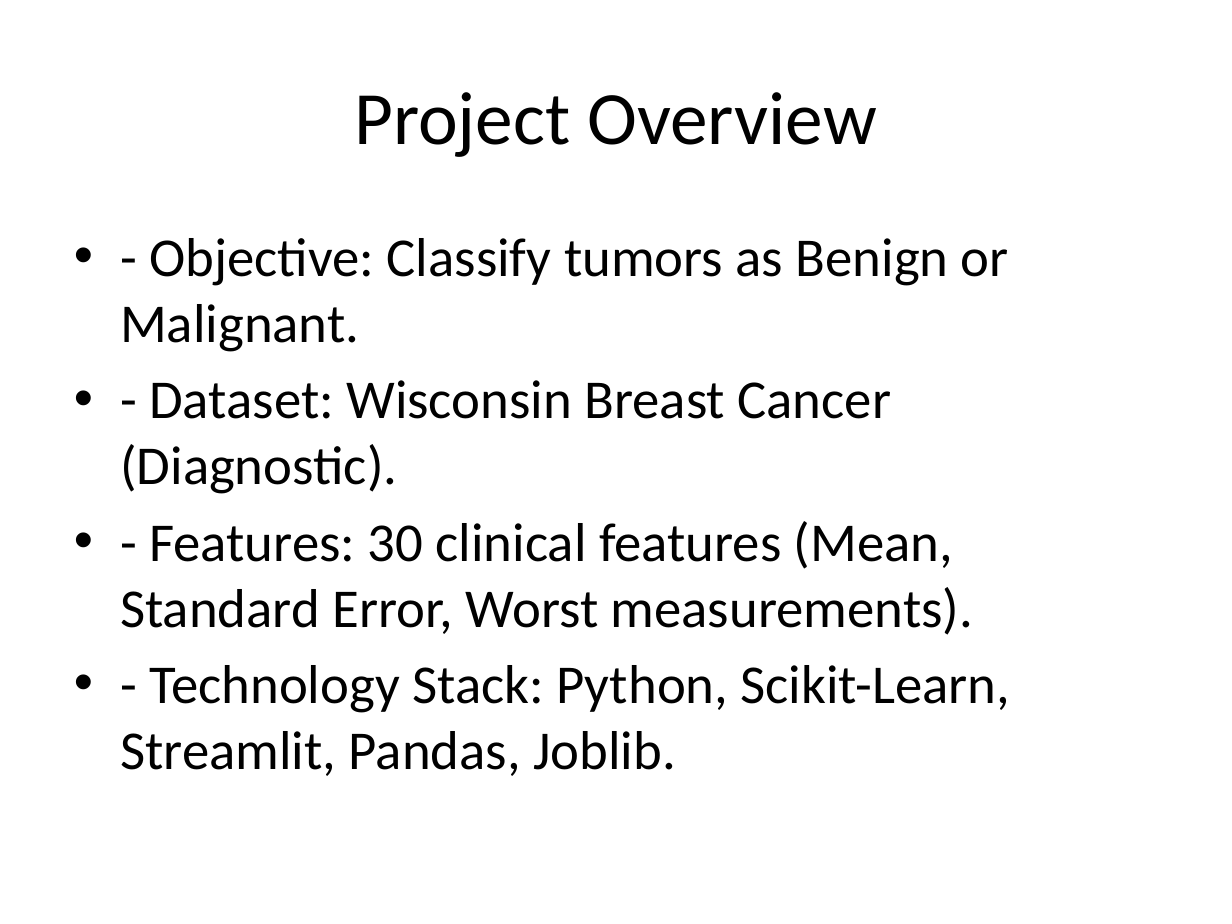
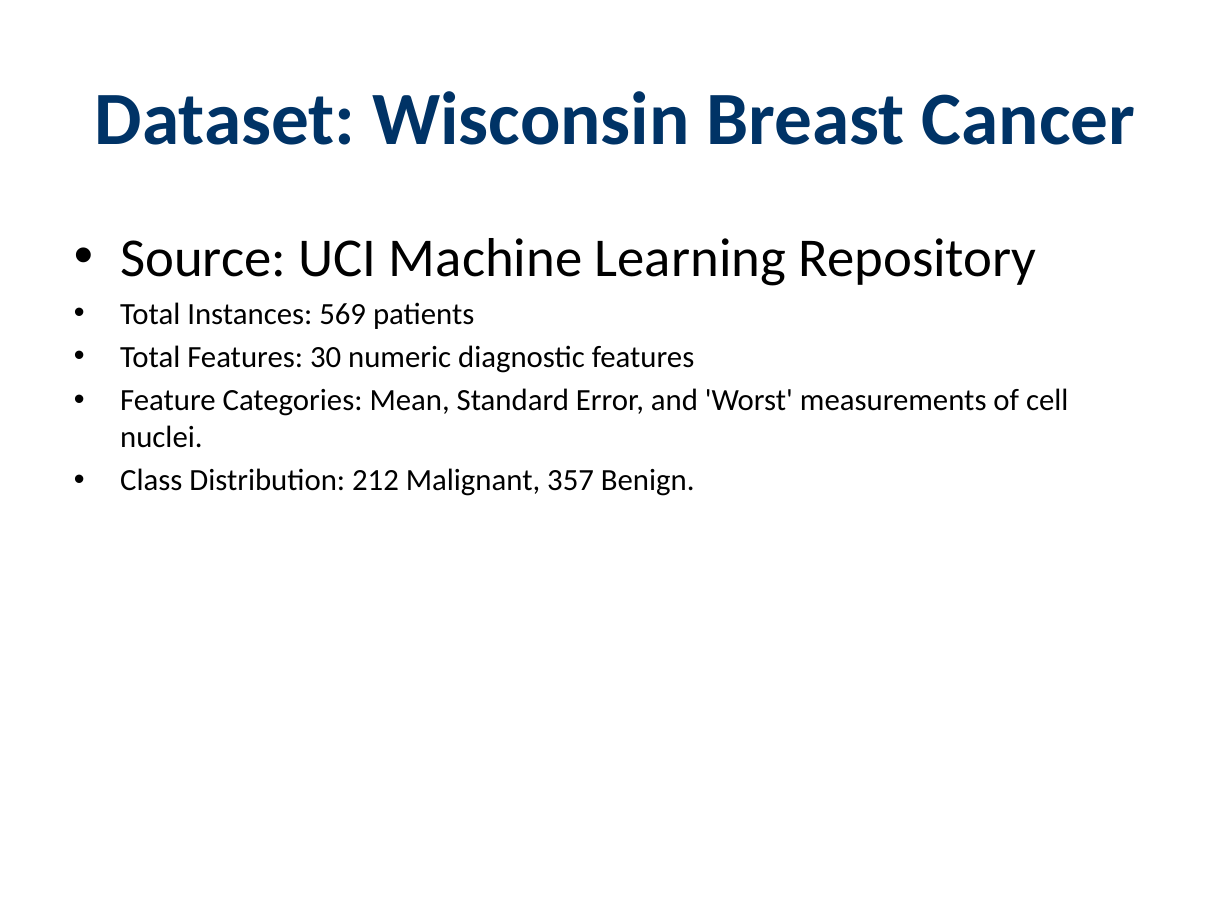
Before and after one commit to azharhussaincs/Breast-Cancer, a slide deck: slide 4 of presentation.pptx (slide 2 before the commit). Drawn at 1232x924 pixels with LibreOffice and Linux fonts; fonts in the diff are those of the drawing. Boxes give left, top, right and bottom in pixels: in the first picture for what was removed or moved away, otherwise in the second. Text is boxed around its words. In the diff, an @@ line names an element or a change of style, - is before the commit and + after.

```diff
--- a/presentation.pptx
+++ b/presentation.pptx
@@ title at (x1=95, y1=91, x2=1135, y2=145): text changed; text colour #000000 to #003366; bold on @@
-Project Overview
+Dataset: Wisconsin Breast Cancer
@@ text at (x1=120, y1=238, x2=1068, y2=496): text changed; size 32 to 18 pt @@
-• - Objective: Classify tumors as Benign or Malignant.
-• - Dataset: Wisconsin Breast Cancer (Diagnostic).
-• - Features: 30 clinical features (Mean, Standard Error, Worst measurements).
-• - Technology Stack: Python, Scikit-Learn, Streamlit, Pandas, Joblib.
+• Source: UCI Machine Learning Repository
+• Total Instances: 569 patients
+• Total Features: 30 numeric diagnostic features
+• Feature Categories: Mean, Standard Error, and 'Worst' measurements of cell nuclei.
+• Class Distribution: 212 Malignant, 357 Benign.
```
Also in this commit, not shown: 7 other slides changed, 6 slides added, 2 slides removed, 1 other file.
